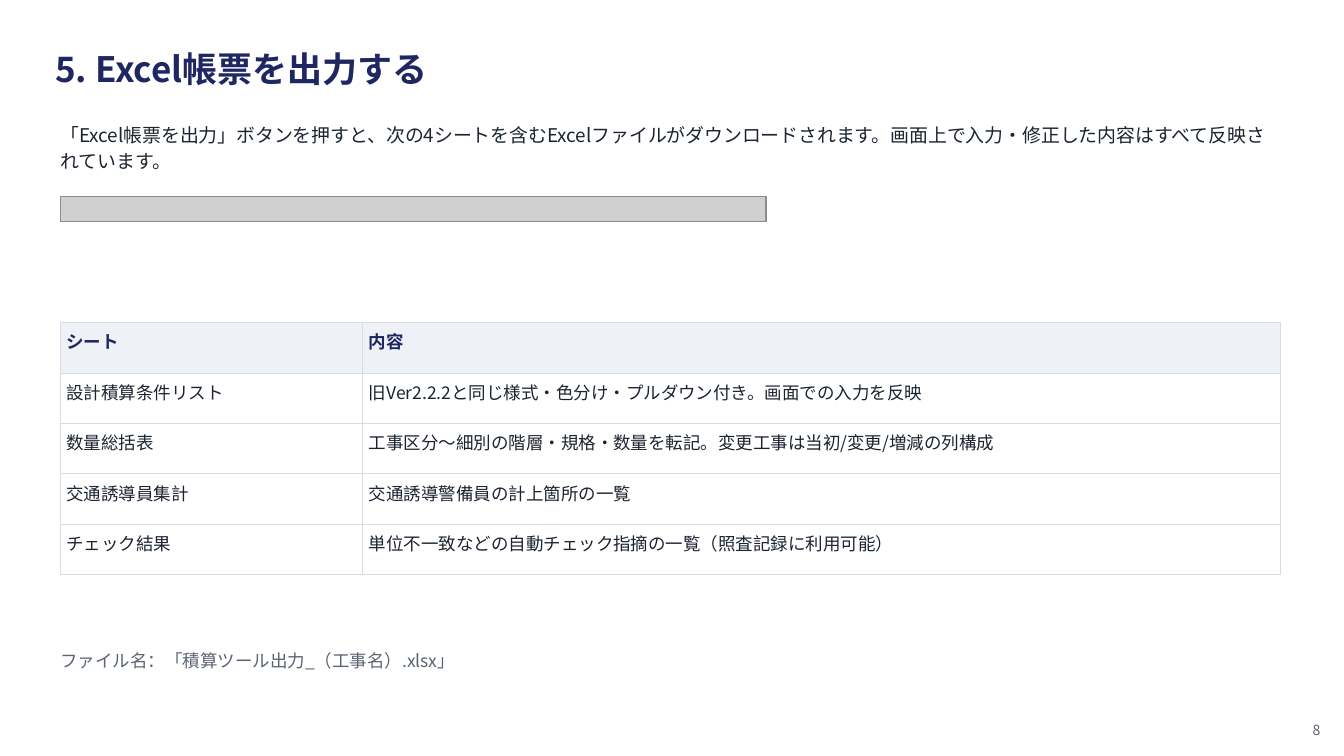
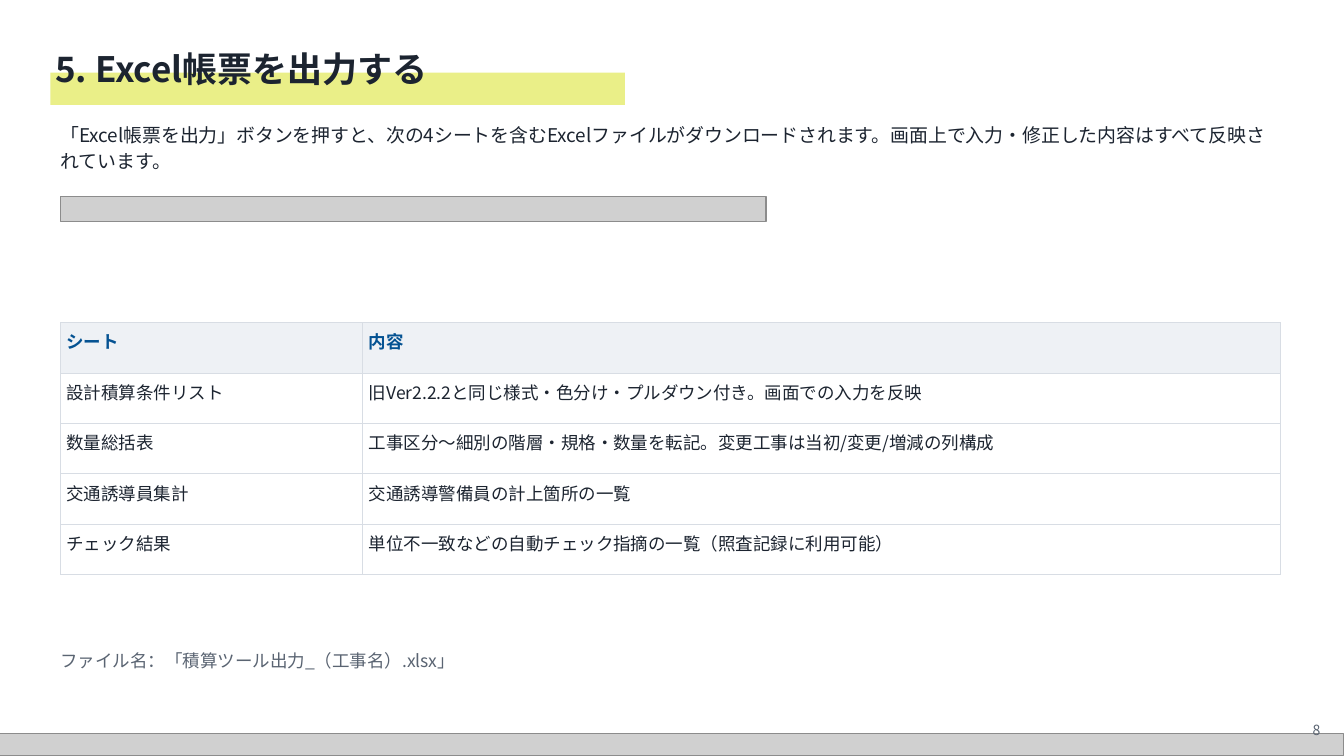
Before and after one commit to caica-inc/takashima-yuto-site, a slide deck: slide 8 of sekisan/docs/KCM積算ツール_操作マニュアル.pptx. Drawn at 1344x756 pixels with LibreOffice and Linux fonts; fonts in the diff are those of the drawing; grey boxes stand for pictures. Boxes give left, top, right and bottom in pixels: in the first picture for what was removed or moved away, otherwise in the second. Text is boxed around its words. In the diff, an @@ line names an element or a change of style, - is before the commit and + after.

```diff
--- a/sekisan/docs/KCM積算ツール_操作マニュアル.pptx
+++ b/sekisan/docs/KCM積算ツール_操作マニュアル.pptx
@@ text "5. Excel帳票を出力する" at (x1=55, y1=46, x2=427, y2=85): text colour #1E2761 to #1C2430 @@
@@ rectangle added at (x1=50, y1=73, x2=625, y2=105), fill #E3EA61 at 75% opacity @@
@@ table at (x1=60, y1=323, x2=1280, y2=556) @@
@@ text colour #1E2761 to #045292 in "シート", "内容" @@
@@ picture added at (x1=0, y1=734, x2=1344, y2=756) @@
```
Also in this commit, not shown: 8 other slides changed, 5 other files.
